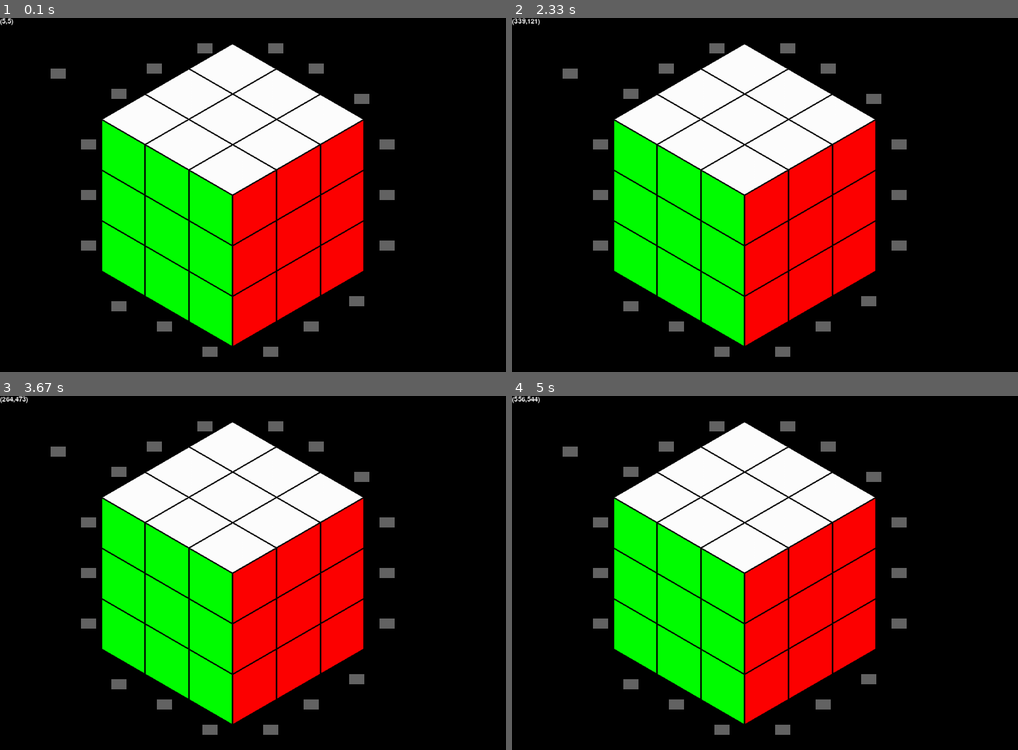
Above: before the commit, frames 1-4 (two rows, left to right).
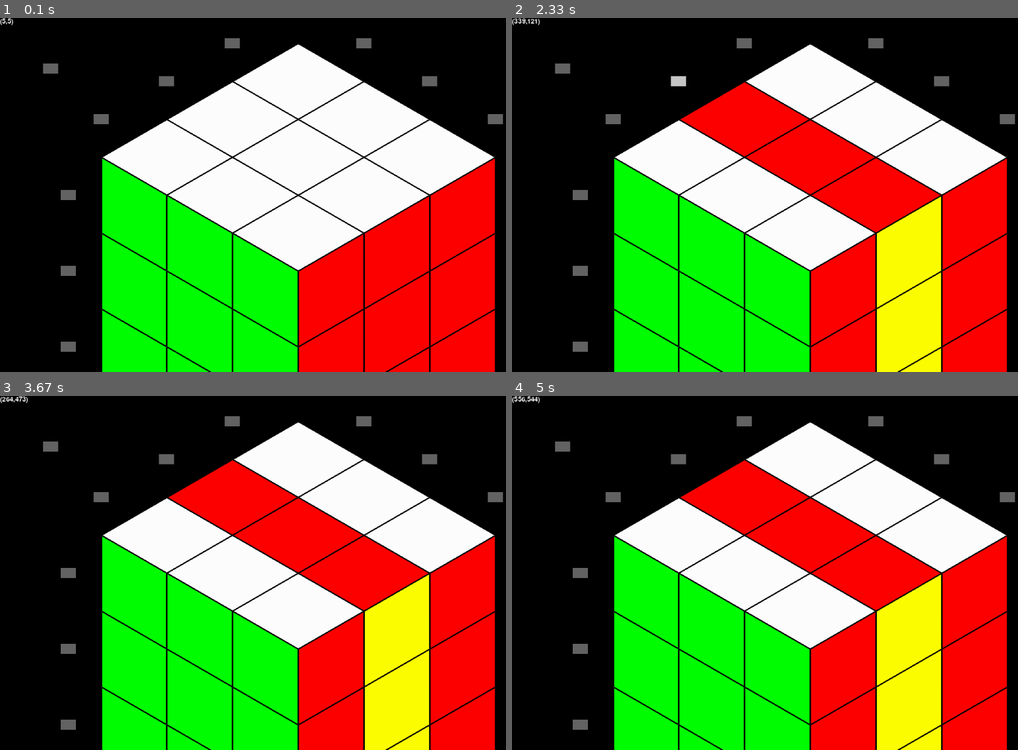
Above: after the commit, the same moments.

Repository: su2u4-1/my_code
Game: pygame game, started from python/還沒成功/魔方.py
Same seed, same stepped clock (60 frames per second), same inputs: the game is played once before the commit and once after it.
Inputs (mouse positions are in pixels of both pictures, inside the frame that each line leads up to):
- Up to frame 1 (0.1 s): no input
- Up to frame 2 (2.33 s): click (765, 195) at 0.38 s; click (815, 272) at 0.72 s; click (952, 318) at 1.05 s; click (643, 124) at 1.38 s; click (765, 237) at 1.72 s; click (684, 78) at 2.05 s
- Up to frame 3 (3.67 s): click (430, 665) at 2.38 s; click (86, 608) at 2.72 s; click (106, 505) at 3.05 s; click (131, 633) at 3.38 s
- Up to frame 4 (5 s): click (947, 654) at 3.72 s; click (613, 703) at 4.05 s; click (608, 594) at 4.38 s; click (795, 672) at 4.72 s

The runs differ from the first frame. In frame 1, 48% of the frame differs, in the area x 8-100%, y 5-100%; in frame 2, 49%; in frame 3, 49%; in frame 4, 49%.

Commit message:
2023/12/22/1

Diff:
--- a/python/還沒成功/遊戲設計.txt
+++ b/python/還沒成功/遊戲設計.txt
@@ -8,17 +8,12 @@
 $設定
     -幫助-
         -> $help
-    -檔案-
-        -繼續遊戲-
-            -> $主畫面
-        -讀檔-
-        -存檔-
-    -設定-
-        -設定A-★
-        -設定B-★
-        ...
-        -離開-
-            -> $主畫面
+    -繼續遊戲-
+        -> $主畫面
+    -讀檔-
+    -存檔-
+    -設定A-
+    -設定B-
     -關閉-
         -> 關閉遊戲
 $基地
--- a/python/還沒成功/魔方.py
+++ b/python/還沒成功/魔方.py
@@ -18,7 +18,7 @@
         self.color = self.color1
 
     def check1(self, mx, my):
-        if self.x <= mx <= self.x + self.w and self.y <= my <= self.y + self.h:
+        if self.x - self.w / 2 <= mx <= self.x + self.w / 2 and self.y - self.h / 2 <= my <= self.y + self.h / 2:
             self.color = self.color2
         else:
             self.x = self.ox
@@ -28,7 +28,7 @@
             self.color = self.color1
 
     def check2(self, mx, my, mouse):
-        if self.x <= mx <= self.x + self.w and self.y <= my <= self.y + self.h and mouse:
+        if self.x - self.w / 2 <= mx <= self.x + self.w / 2 and self.y - self.h / 2 <= my <= self.y + self.h / 2 and mouse:
             self.x = self.ox + self.ow * 0.05
             self.y = self.oy + self.oh * 0.05
             self.w = self.ow * 0.9
@@ -41,7 +41,7 @@
             self.h = self.oh
 
     def display(self):
-        pygame.draw.rect(screen, self.color, (self.x, self.y, self.w, self.h), 0)
+        pygame.draw.rect(screen, self.color, (self.x - self.w / 2, self.y - self.h / 2, self.w, self.h), 0)
 
     def do_something(self):
         try:
@@ -251,13 +251,13 @@
             r3u()
 
 
-l = 100
+l = 150
 xs = 200
 ys = 50
 x = []
 y = []
-for i in [0, 0.5, 1, 1.5, 2, 2.5, 3]:
-    x.append(xs + l * (i * 3**0.5))
+for i in [0, 0.5, 1, 1.5, 2, 2.5, 3, -0.25, 3.25]:
+    x.append(xs + l * i * 3**0.5)
 for i in [0, 0.5, 1, 1.5, 2, 2.5, 3, 3.5, 4, 4.5, 5, 5.5, 6]:
     y.append(ys + l * i)
 p = [
@@ -312,24 +312,26 @@
 fullscreen = 0
 step = []
 button_list = []
-button_list.append(Button(160, 240, 30, 20, "step.append('f1l')\nf1l()"))
-button_list.append(Button(160, 340, 30, 20, "step.append('f2l')\nf2l()"))
-button_list.append(Button(160, 440, 30, 20, "step.append('f3l')\nf3l()"))
-button_list.append(Button(750, 240, 30, 20, "step.append('f1r')\nf1r()"))
-button_list.append(Button(750, 340, 30, 20, "step.append('f2r')\nf2r()"))
-button_list.append(Button(750, 440, 30, 20, "step.append('f3r')\nf3r()"))
-button_list.append(Button(700, 150, 30, 20, "step.append('l1u')\nl1u()"))
-button_list.append(Button(610, 90, 30, 20, "step.append('l2u')\nl2u()"))
-button_list.append(Button(530, 50, 30, 20, "step.append('l3u')\nl3u()"))
-button_list.append(Button(400, 650, 30, 20, "step.append('l1d')\nl1d()"))
-button_list.append(Button(310, 600, 30, 20, "step.append('l2d')\nl2d()"))
-button_list.append(Button(220, 560, 30, 20, "step.append('l3d')\nl3d()"))
-button_list.append(Button(220, 140, 30, 20, "step.append('r1u')\nr1u()"))
-button_list.append(Button(290, 90, 30, 20, "step.append('r2u')\nr2u()"))
-button_list.append(Button(390, 50, 30, 20, "step.append('r3u')\nr3u()"))
-button_list.append(Button(520, 650, 30, 20, "step.append('r1d')\nr1d()"))
-button_list.append(Button(600, 600, 30, 20, "step.append('r2d')\nr2d()"))
-button_list.append(Button(690, 550, 30, 20, "step.append('r3d')\nr3d()"))
+
+
+button_list.append(Button(x[7], y[4], 30, 20, "step.append('f1l')\nf1l()"))
+button_list.append(Button(x[7], y[6], 30, 20, "step.append('f2l')\nf2l()"))
+button_list.append(Button(x[7], y[8], 30, 20, "step.append('f3l')\nf3l()"))
+button_list.append(Button(x[8], y[4], 30, 20, "step.append('f1r')\nf1r()"))
+button_list.append(Button(x[8], y[6], 30, 20, "step.append('f2r')\nf2r()"))
+button_list.append(Button(x[8], y[8], 30, 20, "step.append('f3r')\nf3r()"))
+button_list.append(Button(x[6], y[2], 30, 20, "step.append('l1u')\nl1u()"))
+button_list.append(Button(x[5], y[1], 30, 20, "step.append('l2u')\nl2u()"))
+button_list.append(Button(x[4], y[0], 30, 20, "step.append('l3u')\nl3u()"))
+button_list.append(Button(x[2], y[12], 30, 20, "step.append('l1d')\nl1d()"))
+button_list.append(Button(x[1], y[11], 30, 20, "step.append('l2d')\nl2d()"))
+button_list.append(Button(x[0], y[10], 30, 20, "step.append('l3d')\nl3d()"))
+button_list.append(Button(x[0], y[2], 30, 20, "step.append('r1u')\nr1u()"))
+button_list.append(Button(x[1], y[1], 30, 20, "step.append('r2u')\nr2u()"))
+button_list.append(Button(x[2], y[0], 30, 20, "step.append('r3u')\nr3u()"))
+button_list.append(Button(x[4], y[12], 30, 20, "step.append('r1d')\nr1d()"))
+button_list.append(Button(x[5], y[11], 30, 20, "step.append('r2d')\nr2d()"))
+button_list.append(Button(x[6], y[10], 30, 20, "step.append('r3d')\nr3d()"))
 button_list.append(Button(100, 100, 30, 20, "if len(step)>0:\n\trollback(step.pop())"))
 
 while True:
Not shown, changed: .txt
